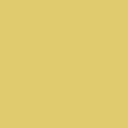
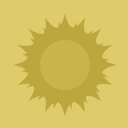
Comparing the layer stacks of the two 128px x 128px images. Changes:
added layer "Ellipse 1" above "Layer 1" over [40, 40, 90, 90]
added layer "Layer 1" above "Rectangle 1" over [13, 13, 117, 117]
